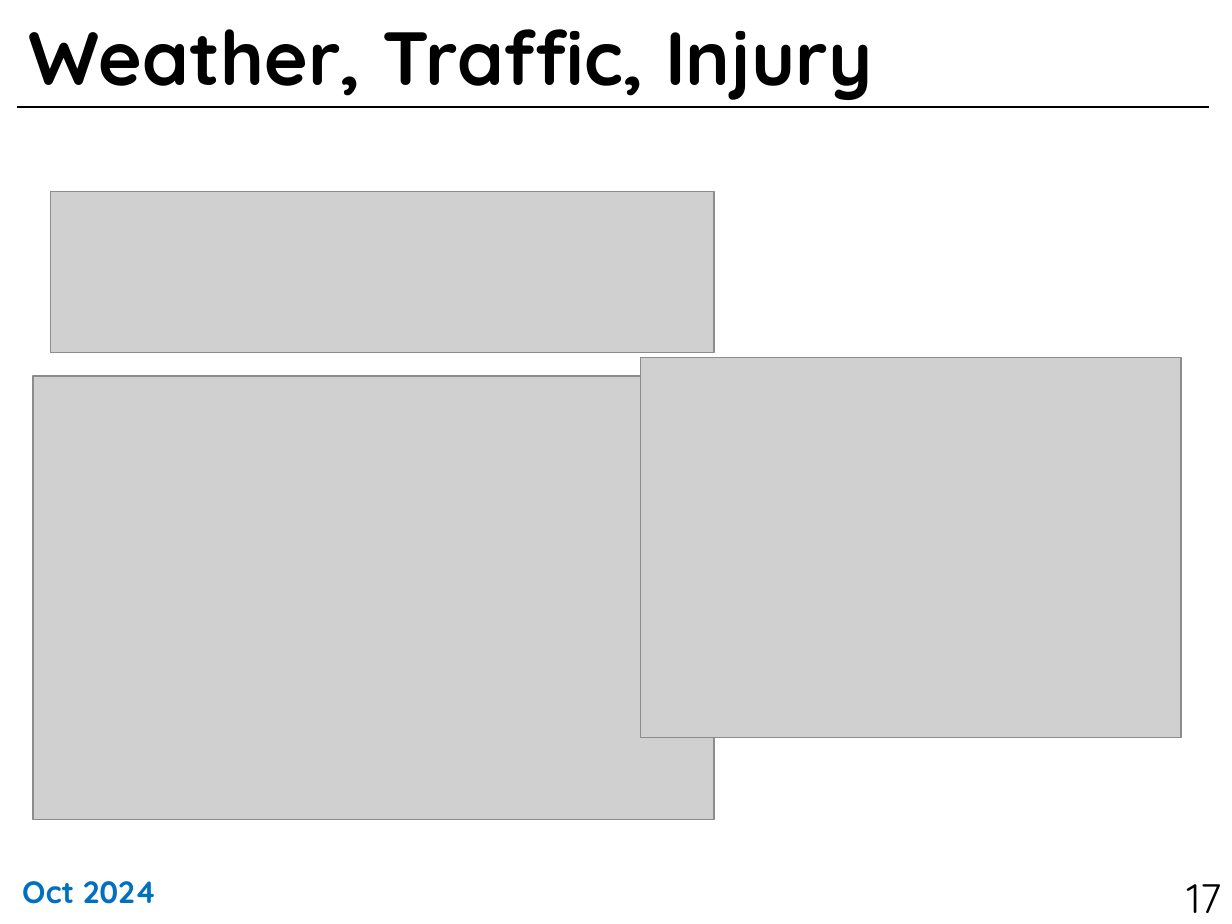
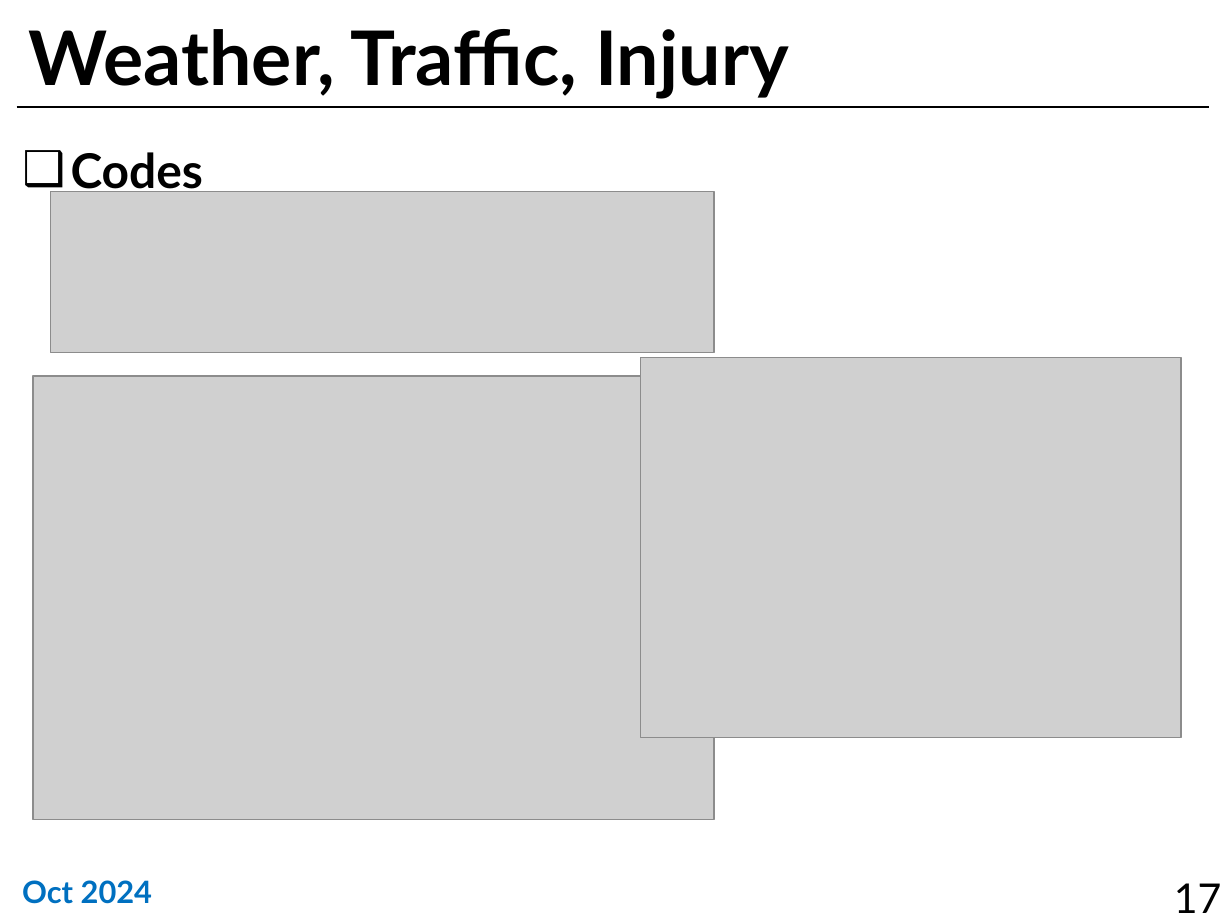
Before and after one commit to sunukkim98/DataAnalysis, a slide deck: slide 17 of mid_term_project/data_analysis_midterm_project_slide.pptx. Drawn at 1232x924 pixels with LibreOffice and Linux fonts; fonts in the diff are those of the drawing; grey boxes stand for pictures. Boxes give left, top, right and bottom in pixels: in the first picture for what was removed or moved away, otherwise in the second. Text is boxed around its words. In the diff, an @@ line names an element or a change of style, - is before the commit and + after.

```diff
--- a/mid_term_project/data_analysis_midterm_project_slide.pptx
+++ b/mid_term_project/data_analysis_midterm_project_slide.pptx
@@ text added at (x1=71, y1=152, x2=203, y2=198), 28 pt, text #000000, bold @@
+❑ Codes
@@ font Quicksand to Lato in 3 elements at (x1=29, y1=29, x2=789, y2=98), (x1=1174, y1=883, x2=1222, y2=913), (x1=22, y1=880, x2=152, y2=904) @@
```
Also in this commit, not shown: 27 other slides changed, 4 slides added.
